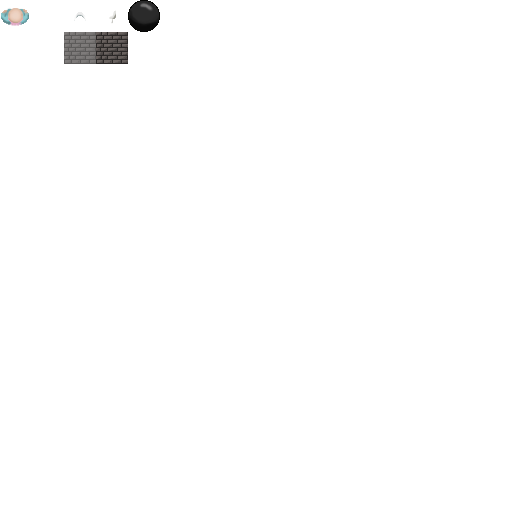
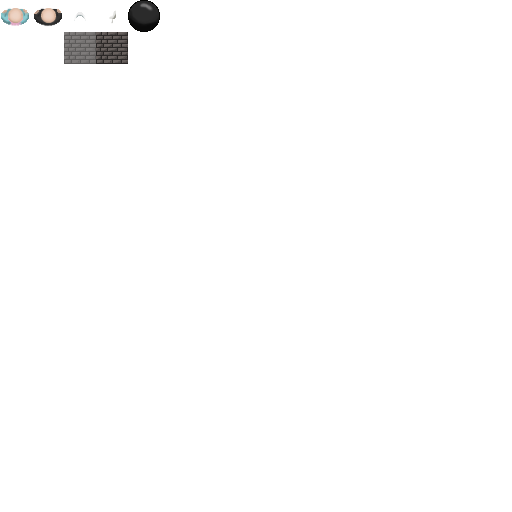
Layered file, before and after one edit (512 × 512). Changes by layer:
added layer "Layer 7" above "Layer 1" over [40, 7, 57, 25]
added layer "Layer 6" above "Layer 2" over [34, 7, 62, 27]
